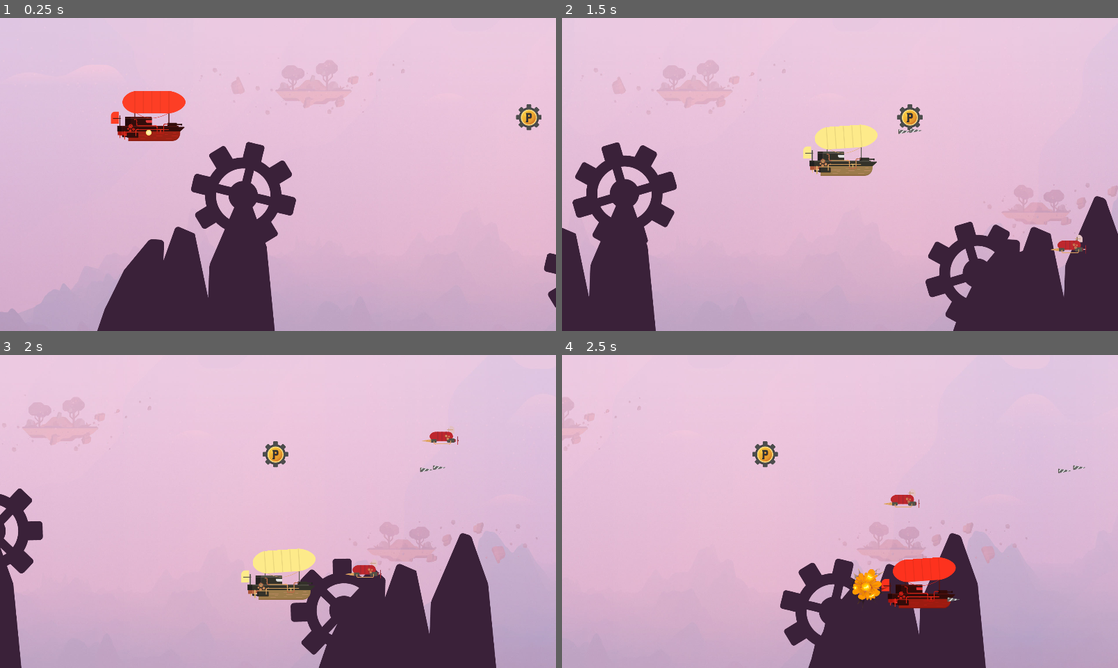
Above: before the commit, frames 1-4 (two rows, left to right).
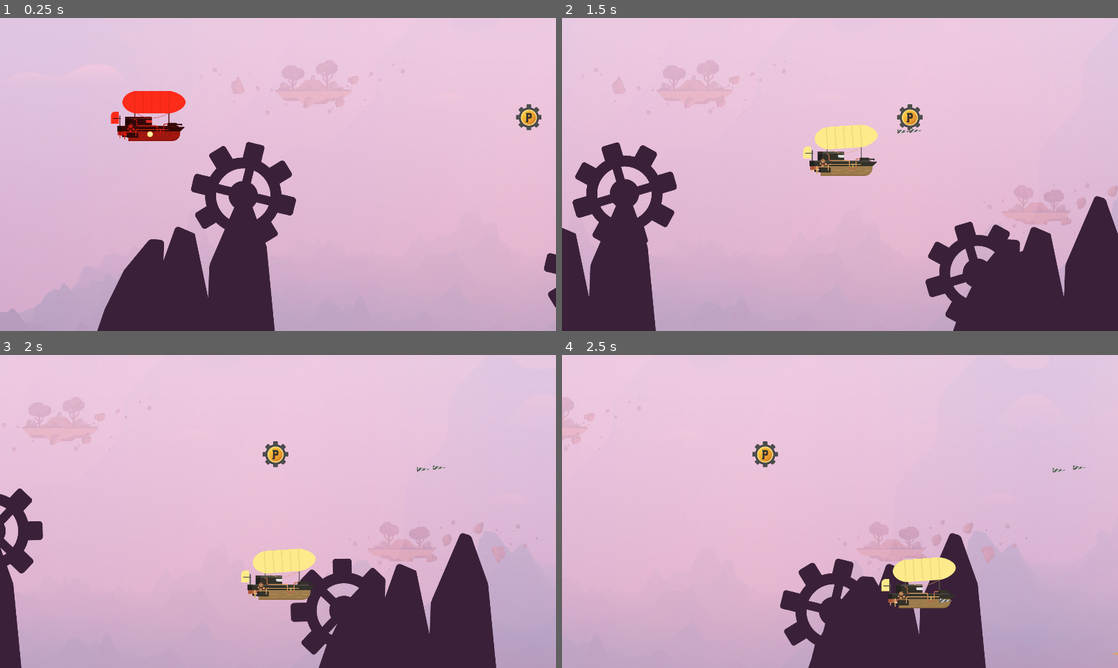
Above: after the commit, the same moments.

Repository: danielmiranda0099/godot_plz_shootEmUp
Game: Godot game, scene res://Scenes/Nivel 1.tscn
The game is run twice, just before and just after one commit, with the same random seed, the same clock (stepped at 60 frames per second) and the same inputs.
Inputs (mouse positions are in pixels of both pictures, inside the frame that each line leads up to):
- Up to frame 1 (0.25 s): no input
- Up to frame 2 (1.5 s): move the mouse to (962, 158) at 0.52 s; press the mouse at (962, 158) at 0.53 s; hold D (move_right) 0.53-1.28 s; move the mouse to (728, 190) at 1.27 s; release the mouse at (728, 190) at 1.28 s; hold S (move_down) from 1.28 s (still down); click (728, 190) at 1.35 s
- Up to frame 3 (2 s): keep holding S (move_down)
- Up to frame 4 (2.5 s): move the mouse to (895, 442) at 2.02 s; release S (move_down) at 2.03 s; press the mouse at (895, 442) at 2.03 s; hold D (move_right) from 2.03 s (still down)

The runs differ from the first frame. In frame 1, less than 0.1% of the frame differs, in the area x 26-28%, y 35-38%; in frame 2, 0.2%; in frame 3, 0.4%; in frame 4, 2.1%, in the area x 52-100%, y 36-96%.

Commit message:
[OPTIMIZE] Motion and Memory

Diff:
--- a/Scenes/EnemigoDirigido.tscn
+++ b/Scenes/EnemigoDirigido.tscn
@@ -109,7 +109,7 @@
 [node name="AnimatedSprite" type="AnimatedSprite" parent="."]
 frames = SubResource( 17 )
 animation = "Idle"
-frame = 1
+frame = 3
 playing = true
 
 [node name="CollisionShape2D" type="CollisionShape2D" parent="."]
@@ -119,4 +119,5 @@
 
 [node name="VisibilityNotifier2D" type="VisibilityNotifier2D" parent="."]
 position = Vector2( 77.3407, 14.8325 )
+[connection signal="screen_entered" from="VisibilityNotifier2D" to="." method="_on_VisibilityNotifier2D_screen_entered"]
 [connection signal="screen_exited" from="VisibilityNotifier2D" to="." method="_on_VisibilityNotifier2D_screen_exited"]
--- a/Scenes/GrupoEnemigos.tscn
+++ b/Scenes/GrupoEnemigos.tscn
@@ -1,8 +1,7 @@
-[gd_scene load_steps=5 format=2]
+[gd_scene load_steps=4 format=2]
 
 [ext_resource path="res://Scenes/EnemigoSimpleGroup.tscn" type="PackedScene" id=1]
 [ext_resource path="res://Scripts/GrupoEnemigos.gd" type="Script" id=2]
-[ext_resource path="res://Assets/disparo/powerUp.png" type="Texture" id=3]
 
 [sub_resource type="Curve2D" id=1]
 _data = {
@@ -56,15 +55,10 @@
 rotate = false
 loop = false
 
-[node name="Sprite" type="Sprite" parent="PathFollow2D5"]
-position = Vector2( -65.9236, 253.581 )
-rotation = 1.78406
-texture = ExtResource( 3 )
-
 [node name="Enemigo" parent="PathFollow2D5" instance=ExtResource( 1 )]
 
-[node name="VisibilityNotifier2D" type="VisibilityNotifier2D" parent="PathFollow2D5"]
-position = Vector2( -64.098, 254.411 )
-rotation = 0.199837
-scale = Vector2( 1.57645, 1.75412 )
-[connection signal="screen_exited" from="PathFollow2D5/VisibilityNotifier2D" to="." method="_on_VisibilityNotifier2D_screen_exited"]
+[node name="VisibilityNotifier2D" type="VisibilityNotifier2D" parent="."]
+position = Vector2( 1602.88, 404.086 )
+rect = Rect2( -10, -10, 500, 20 )
+[connection signal="screen_entered" from="VisibilityNotifier2D" to="." method="_on_VisibilityNotifier2D_screen_entered"]
+[connection signal="screen_exited" from="VisibilityNotifier2D" to="." method="_on_VisibilityNotifier2D_screen_exited"]
--- a/Scripts/EnemigoDirigido.gd
+++ b/Scripts/EnemigoDirigido.gd
@@ -5,6 +5,8 @@
 
 onready var personaje = get_tree().get_nodes_in_group("personaje")
 onready var posicion_personaje = personaje[0].global_position
+
+var is_in_screen = false
 
 func set_explosion():
 	collision_mask = 0
@@ -14,9 +16,14 @@
 	queue_free()
 
 func _physics_process(delta):
-	posicion_personaje = personaje[0].global_position
-	global_position = global_position.move_toward(posicion_personaje, velocidad*delta)
+	if is_in_screen:
+		posicion_personaje = personaje[0].global_position
+		global_position = global_position.move_toward(posicion_personaje, velocidad*delta)
 
 
 func _on_VisibilityNotifier2D_screen_exited():
 	queue_free()
+
+
+func _on_VisibilityNotifier2D_screen_entered():
+	is_in_screen = true
--- a/Scripts/GrupoEnemigos.gd
+++ b/Scripts/GrupoEnemigos.gd
@@ -3,14 +3,20 @@
 export (float) var speed = 300
 
 var recorridos
+var is_in_screen = false
 
 func _ready():
 	recorridos = get_children()
 
 func _physics_process(delta):
-	for recorrido in recorridos:
-		recorrido.offset += speed*delta
-
+	if is_in_screen:
+		for recorrido in recorridos:
+			if recorrido.get_class() == "PathFollow2D":
+				recorrido.offset += speed*delta
 
 func _on_VisibilityNotifier2D_screen_exited():
 	queue_free()
+
+
+func _on_VisibilityNotifier2D_screen_entered():
+	is_in_screen = true
